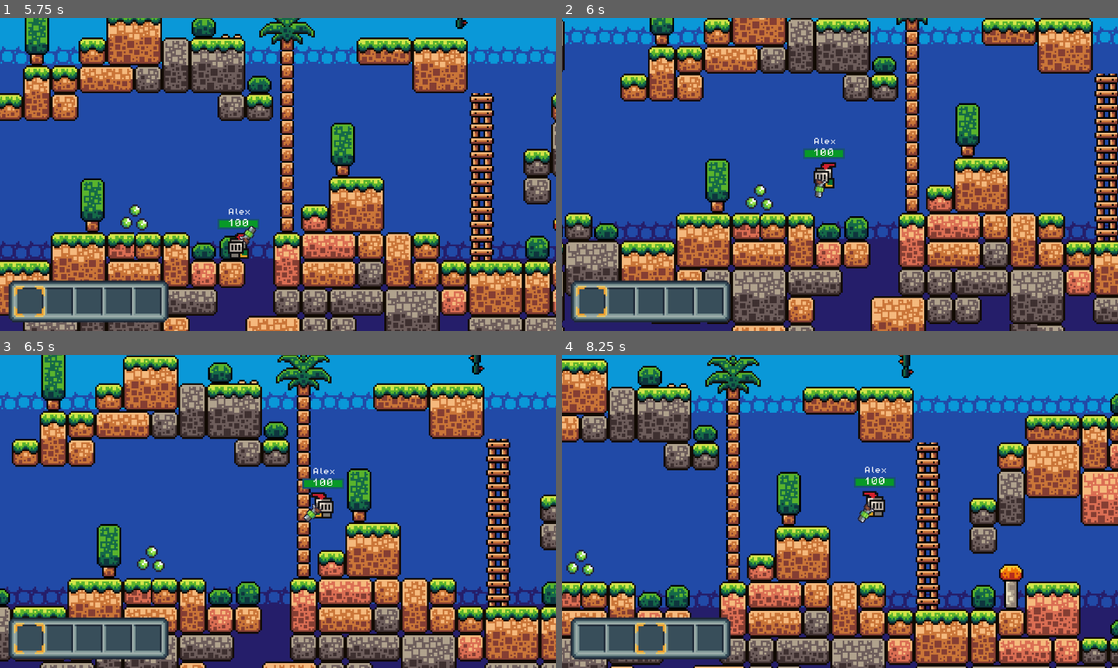
Above: before the commit, frames 1-4 (two rows, left to right).
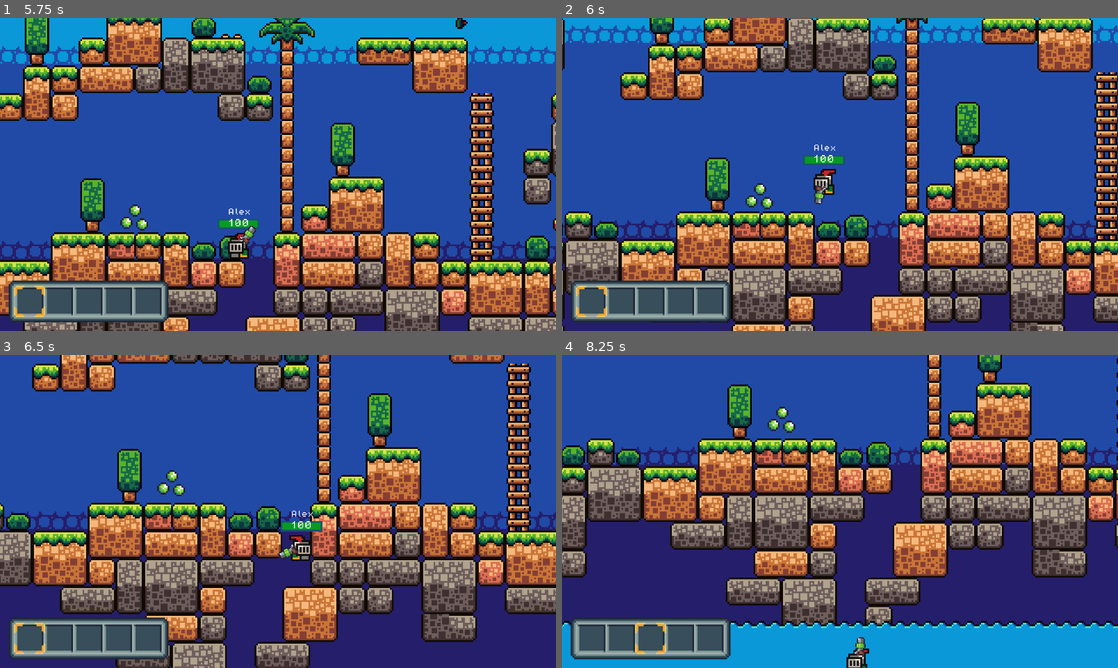
Above: after the commit, the same moments.

Repository: Kewei-cpu/Godot-2D-Platformer
Game: Godot game, scene res://scenes/main_menu.tscn
Two runs of this game, one before a commit and one after it. Both use one fixed random seed, a clock stepped at 60 frames per second and the inputs below.
Inputs (mouse positions are in pixels of both pictures, inside the frame that each line leads up to):
- Up to frame 1 (5.75 s): click (278, 240) at 0.52 s; type "12" at 0.6 s; click (278, 274) at 0.75 s; type "Alex" at 0.83 s; click "Host" at 1.25 s; move the mouse to (400, 158) at 2.02 s; hold D (move_right) 2.03-3.5 s; tap E (item_use) at 2.1 s; tap W (jump) at 2.27, 2.57, 3.02, 3.32 s; tap Shift (lock) at 2.3, 2.85 s; tap Enter at 2.75 s; move the mouse to (166, 190) at 2.77 s; tap F at 3.05, 5.1 s; click "Join Hiders" at 3.5 s; click "Start Game" at 4.25 s; move the mouse to (333, 105) at 5.02 s; hold A (move_left) from 5.03 s (still down); hold W (jump) from 5.03 s (still down)
- Up to frame 2 (6 s): move the mouse to (812, 237) at 5.77 s; release A (move_left) at 5.78 s; release W (jump) at 5.78 s; hold D (move_right) from 5.78 s (still down); tap W (jump) at 5.85 s
- Up to frame 3 (6.5 s): keep holding D (move_right); tap W (jump) at 6.02, 6.32 s; tap E (item_use) at 6.05 s
- Up to frame 4 (8.25 s): move the mouse to (1006, 558) at 6.52 s; tap 1 (Slot 0) at 6.6 s; tap W (jump) at 6.77, 7.07, 7.52, 7.82 s; tap Shift (lock) at 6.8 s; move the mouse to (673, 464) at 7.27 s; release D (move_right) at 7.28 s; hold A (move_left) 7.28-8.03 s; tap 2 (Slot 1) at 7.35 s; tap F at 7.55 s; move the mouse to (867, 511) at 8.02 s; hold D (move_right) from 8.03 s (still down); hold W (jump) from 8.03 s (still down); tap 3 (Slot 2) at 8.1 s

Frame 1 is identical in both runs. In frame 2, 20% of the frame differs, in the area x 0-100%, y 0-100%; in frame 3, 75%; in frame 4, 89%.

Commit message:
add hide time

Diff:
--- a/scenes/blast_item.tscn
+++ b/scenes/blast_item.tscn
@@ -22,7 +22,7 @@
 collision_layer = 0
 collision_mask = 2
 script = ExtResource("2_obo54")
-radius = 10
+radius = 4
 bullet_count = 16
 icon_texture = ExtResource("2_1eogj")
 
--- a/scenes/bullet.tscn
+++ b/scenes/bullet.tscn
@@ -28,7 +28,6 @@
 [node name="Bullet" type="RigidBody2D"]
 z_index = 10
 collision_layer = 0
-collision_mask = 3
 gravity_scale = 0.0
 script = ExtResource("1_y25gk")
 
@@ -62,7 +61,7 @@
 
 [node name="BulletHitParticle" type="CPUParticles2D" parent="."]
 emitting = false
-amount = 20
+amount = 15
 lifetime = 0.5
 one_shot = true
 explosiveness = 0.9
--- a/scenes/game.tscn
+++ b/scenes/game.tscn
@@ -169,6 +169,57 @@
 
 [node name="LevelMap" parent="." instance=ExtResource("4_iywne")]
 
+[node name="HideTimer" type="Timer" parent="."]
+unique_name_in_owner = true
+wait_time = 3.0
+one_shot = true
+
+[node name="SeekTimer" type="Timer" parent="."]
+unique_name_in_owner = true
+wait_time = 60.0
+one_shot = true
+
+[node name="SeekerWaitingScreen" type="CanvasLayer" parent="."]
+unique_name_in_owner = true
+visible = false
+
+[node name="ColorRect" type="ColorRect" parent="SeekerWaitingScreen"]
+anchors_preset = 15
+anchor_right = 1.0
+anchor_bottom = 1.0
+grow_horizontal = 2
+grow_vertical = 2
+color = Color(0.0664123, 0.344665, 0.25032, 1)
+
+[node name="MarginContainer" type="MarginContainer" parent="SeekerWaitingScreen"]
+anchors_preset = 15
+anchor_right = 1.0
+anchor_bottom = 1.0
+grow_horizontal = 2
+grow_vertical = 2
+
+[node name="VBoxContainer" type="VBoxContainer" parent="SeekerWaitingScreen/MarginContainer"]
+layout_mode = 2
+size_flags_horizontal = 4
+size_flags_vertical = 4
+theme_override_constants/separation = 30
+
+[node name="HideTimeLeft" type="Label" parent="SeekerWaitingScreen/MarginContainer/VBoxContainer"]
+unique_name_in_owner = true
+layout_mode = 2
+theme = ExtResource("6_p57ef")
+theme_override_font_sizes/font_size = 96
+text = "30"
+horizontal_alignment = 1
+
+[node name="HideTimeLabel" type="Label" parent="SeekerWaitingScreen/MarginContainer/VBoxContainer"]
+unique_name_in_owner = true
+layout_mode = 2
+theme = ExtResource("6_p57ef")
+text = "Seeking begins in ..."
+horizontal_alignment = 1
+
 [connection signal="pressed" from="WaitingScreen/MarginContainer/VBoxContainer/VBoxContainer/HBoxContainer2/VBoxContainer/JoinHiders" to="." method="_on_join_hiders_pressed"]
 [connection signal="pressed" from="WaitingScreen/MarginContainer/VBoxContainer/VBoxContainer/HBoxContainer2/VBoxContainer2/JoinSeekers" to="." method="_on_join_seekers_pressed"]
 [connection signal="pressed" from="WaitingScreen/MarginContainer/VBoxContainer/StartGame" to="." method="_on_start_game_pressed"]
+[connection signal="timeout" from="HideTimer" to="." method="_on_hide_timer_timeout"]
--- a/scenes/player.tscn
+++ b/scenes/player.tscn
@@ -39,57 +39,54 @@
 properties/6/path = NodePath("BlockSprite:frame")
 properties/6/spawn = true
 properties/6/replication_mode = 1
-properties/7/path = NodePath(".:collision_layer")
+properties/7/path = NodePath("Name:visible")
 properties/7/spawn = true
 properties/7/replication_mode = 1
-properties/8/path = NodePath("Name:visible")
+properties/8/path = NodePath("CharacterSprite:animation")
 properties/8/spawn = true
 properties/8/replication_mode = 1
-properties/9/path = NodePath("CharacterSprite:animation")
+properties/9/path = NodePath("CharacterSprite:frame")
 properties/9/spawn = true
 properties/9/replication_mode = 1
-properties/10/path = NodePath("CharacterSprite:frame")
+properties/10/path = NodePath("CharacterSprite:flip_h")
 properties/10/spawn = true
 properties/10/replication_mode = 1
-properties/11/path = NodePath("CharacterSprite:flip_h")
+properties/11/path = NodePath("GunContainer:rotation")
 properties/11/spawn = true
 properties/11/replication_mode = 1
-properties/12/path = NodePath("GunContainer:rotation")
+properties/12/path = NodePath("GunContainer/GunSprite:flip_v")
 properties/12/spawn = true
 properties/12/replication_mode = 1
-properties/13/path = NodePath("GunContainer/GunSprite:flip_v")
+properties/13/path = NodePath("GunContainer:visible")
 properties/13/spawn = true
 properties/13/replication_mode = 1
-properties/14/path = NodePath("GunContainer:visible")
+properties/14/path = NodePath("CharacterSprite:modulate")
 properties/14/spawn = true
 properties/14/replication_mode = 1
-properties/15/path = NodePath("CharacterSprite:modulate")
+properties/15/path = NodePath("BlockSprite:modulate")
 properties/15/spawn = true
 properties/15/replication_mode = 1
-properties/16/path = NodePath("BlockSprite:modulate")
+properties/16/path = NodePath("ItemSprite:modulate")
 properties/16/spawn = true
 properties/16/replication_mode = 1
-properties/17/path = NodePath("ItemSprite:modulate")
+properties/17/path = NodePath("HealthFill:color")
 properties/17/spawn = true
 properties/17/replication_mode = 1
-properties/18/path = NodePath("HealthFill:color")
+properties/18/path = NodePath("HealthLabel:text")
 properties/18/spawn = true
 properties/18/replication_mode = 1
-properties/19/path = NodePath("HealthLabel:text")
+properties/19/path = NodePath("HealthFill:scale:x")
 properties/19/spawn = true
 properties/19/replication_mode = 1
-properties/20/path = NodePath("HealthFill:scale:x")
+properties/20/path = NodePath("HealthbarBackground:visible")
 properties/20/spawn = true
 properties/20/replication_mode = 1
-properties/21/path = NodePath("HealthbarBackground:visible")
+properties/21/path = NodePath("HealthFill:visible")
 properties/21/spawn = true
 properties/21/replication_mode = 1
-properties/22/path = NodePath("HealthFill:visible")
+properties/22/path = NodePath("HealthLabel:visible")
 properties/22/spawn = true
 properties/22/replication_mode = 1
-properties/23/path = NodePath("HealthLabel:visible")
-properties/23/spawn = true
-properties/23/replication_mode = 1
 
 [sub_resource type="AtlasTexture" id="AtlasTexture_g2els"]
 atlas = ExtResource("1_3vyb7")
--- a/scripts/blast_item.gd
+++ b/scripts/blast_item.gd
@@ -3,7 +3,7 @@
 @onready var lasting_time: Timer = $Lasting_Time
 @onready var delta_time: Timer = $Delta_time
 
-@export	var radius := 10
+@export	var radius := 4
 @export	var bullet_count := 16
 
 func on_player_use() -> bool:
@@ -24,9 +24,8 @@
 
 func fire_bullet_cirecle():
 	for i in range(bullet_count):
-
 		# create bullets in a circle
-		var angle := (i * 2 * PI) / bullet_count
+		var angle := (i * 2 * PI) / bullet_count + randf() * PI / bullet_count
 		var bullet_transform := Transform2D(angle, Vector2.from_angle(angle) * radius + player.center.global_position)
 
 		player.fire_bullet.rpc(player.get_multiplayer_authority(), bullet_transform)
--- a/scripts/bullet.gd
+++ b/scripts/bullet.gd
@@ -31,19 +31,20 @@
 	if body is Player:
 		if body.get_multiplayer_authority() == multiplayer.get_unique_id():
 			return
-		body.bullet_hit.rpc_id(body.get_multiplayer_authority(), damage, collision.get_normal(), hitback)
+		body.bullet_hit.rpc_id(body.get_multiplayer_authority(), damage, velocity.normalized(), hitback)
 
 	#if body is TileMapLayer:
 		#var coord: Vector2i = body.local_to_map(body.to_local(collision.get_position() - collision.get_normal()))
 		# TODO: add terrain damage
 
-	bullet_hit_particle.emitting = true
+
 
 	remove_bullet.rpc()
 
 
 @rpc("call_local", "any_peer")
 func remove_bullet():
+	bullet_hit_particle.emitting = true
 	has_hit = true
 	sprite_2d.hide()
 	collision_shape_2d.disabled = true
--- a/scripts/game.gd
+++ b/scripts/game.gd
@@ -14,6 +14,13 @@
 @onready var join_seekers: Button = %JoinSeekers
 @onready var status_tooltip: Label = %StatusTooltip
 @onready var start_game_button: Button = %StartGame
+
+@onready var seeker_waiting_screen: CanvasLayer = %SeekerWaitingScreen
+@onready var hide_time_left: Label = %HideTimeLeft
+
+
+@onready var hide_timer: Timer = %HideTimer
+@onready var seek_timer: Timer = %SeekTimer
 
 @onready var multiplayer_spawner: MultiplayerSpawner = $MultiplayerSpawner
 
@@ -35,9 +42,12 @@
 
 
 func _process(_delta: float) -> void:
-	if Input.is_key_pressed(KEY_F4):
-		print(players)
+	if not is_multiplayer_authority():
+		return
 
+	if not hide_timer.is_stopped():
+		for uid in seekers:
+			update_seeker_waiting_screen.rpc_id(uid, snappedf(hide_timer.time_left, 0.1))
 
 func add_player_to_scene(uid):
 	var player = PLAYER.instantiate()
@@ -133,10 +143,18 @@
 		status_tooltip.text = "Waiting for every one to choose a side..."
 		start_game_button.hide()
 
+@rpc("any_peer")
+func update_seeker_waiting_screen(time_left):
+	hide_time_left.text = str(time_left)
 
 @rpc("call_local")
 func hide_waiting_screen():
 	waiting_screen.hide()
+
+
+@rpc("any_peer")
+func set_seeker_waiting_screen(show: bool):
+	seeker_waiting_screen.visible = show
 
 
 func _on_join_hiders_pressed() -> void:
@@ -157,5 +175,18 @@
 	if is_everyone_ready():
 		print("All players_in_game are ready, starting the game...")
 		hide_waiting_screen.rpc()
-		for uid in players:
+		for uid in hiders:
 			multiplayer_spawner.spawn(uid)
+		for uid in seekers:
+			set_seeker_waiting_screen.rpc_id(uid, true)
+
+		hide_timer.start()
+
+
+func _on_hide_timer_timeout() -> void:
+	print('timeout')
+	for uid in seekers:
+		set_seeker_waiting_screen.rpc_id(uid, false)
+		multiplayer_spawner.spawn(uid)
+
+	seek_timer.start()
--- a/scripts/player.gd
+++ b/scripts/player.gd
@@ -38,6 +38,8 @@
 @onready var health_fill: ColorRect = $HealthFill
 @onready var health_label: Label = $HealthLabel
 
+@onready var game: Game = get_parent()
+
 const CAMERA = preload("res://scenes/camera.tscn")
 const BULLET = preload("res://scenes/bullet.tscn")
 
@@ -57,29 +59,35 @@
 
 var health = MAX_HEALTH
 
+enum Team {
+	HIDER,
+	SEEKER,
+}
+var team: Team
+
 
 func _unhandled_input(event: InputEvent) -> void:
 	if event.is_action_pressed("jump"):
 		jump_request_timer.start()
 
 
-func _enter_tree() -> void:
-	set_multiplayer_authority(int(str(name)))
-
-	if is_multiplayer_authority():
-		var camera = CAMERA.instantiate(PackedScene.GEN_EDIT_STATE_DISABLED)
-		add_child(camera)
-
-
 func _ready() -> void:
+	team = Team.HIDER if get_multiplayer_authority() in game.hiders else Team.SEEKER
+
 	if not is_multiplayer_authority():
+		set_collision_layer_value(2, false)
+
+		if multiplayer.get_unique_id() in game.hiders and team == Team.SEEKER or multiplayer.get_unique_id() in game.seekers and team == Team.HIDER:
+			set_collision_layer_value(1, true)
+
 		return
 
 	inventory.show()
-
+	var camera = CAMERA.instantiate()
+	add_child(camera)
 
 func _process(_delta: float) -> void:
-	if !is_multiplayer_authority():
+	if not is_multiplayer_authority():
 		return
 
 	handle_slot_change()
@@ -144,6 +152,11 @@
 	# Add the gravity.
 	if not is_on_floor():
 		velocity += get_gravity() * delta
+
+	if Input.is_action_just_released("jump"):
+		if velocity.y < JUMP_VELOCITY * 0.5 and not is_on_floor():
+			velocity.y = JUMP_VELOCITY * 0.5
+
 
 	# Handle jump.
 	var can_jump := is_on_floor() or coyote_timer.time_left > 0.0
@@ -198,13 +211,8 @@
 
 func handle_item_use():
 	if Input.is_action_just_pressed("item_use"):
-		print(_inventory)
-		print(current_inventory_slot)
-
 		if _inventory[current_inventory_slot] == null:
 			return
-
-		print('use')
 
 		var item: Collectable = _inventory[current_inventory_slot]
 
@@ -317,7 +325,7 @@
 func bullet_hit(damage, collision_normal, hitback):
 	change_health(-damage)
 
-	velocity -= collision_normal * hitback
+	velocity += collision_normal * hitback
 
 
 func shoot():
